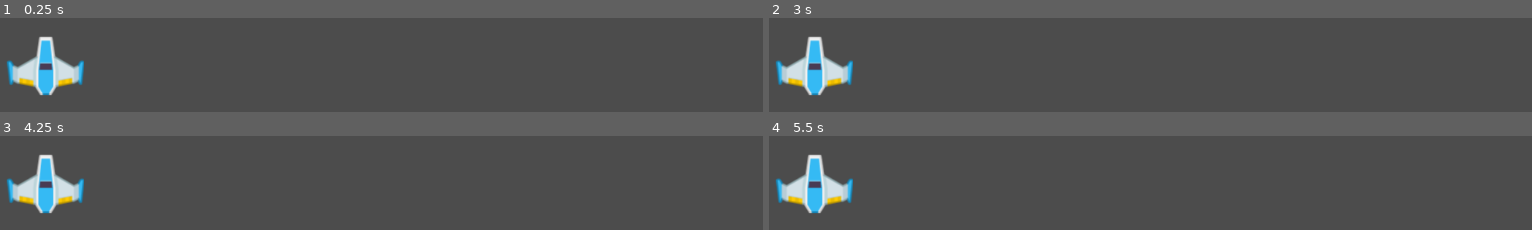
Above: before the commit, frames 1-4 (two rows, left to right).
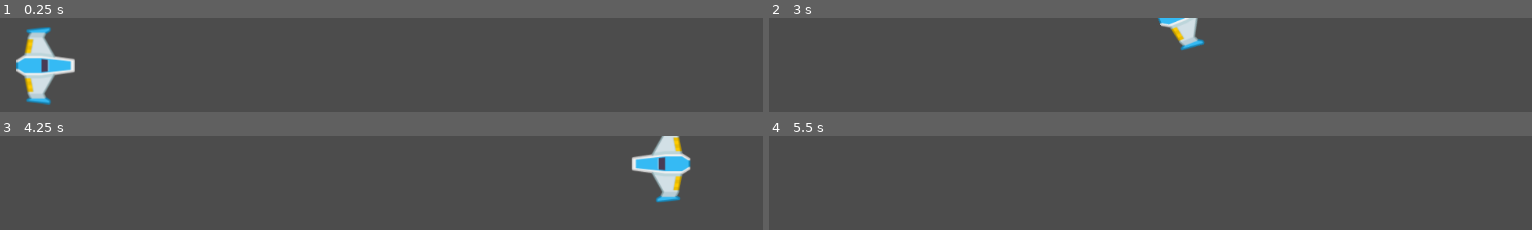
Above: after the commit, the same moments.

Repository: b4ngi/Meteoritos_Juego
Game: Godot game, scene res://Juego/Niveles/NivelTest.tscn
Same seed, same stepped clock (60 frames per second), same inputs: the game is played once before the commit and once after it.
Inputs:
- Up to frame 1 (0.25 s): no input
- Up to frame 2 (3 s): tap Enter at 0.5, 2.75 s; hold W (mover_adelante, bound only after the commit) 0.53-1.28 s; hold A (rotar_antihorario, bound only after the commit) 0.53-1.28 s; tap D (rotar_horario, bound only after the commit) at 0.8, 1.35, 2.3, 2.85 s; hold S (mover_atras, bound only after the commit) 1.28-2.03 s; tap A (rotar_antihorario, bound only after the commit) at 1.55 s; tap Space at 2 s; hold A (rotar_antihorario, bound only after the commit) 2.03-2.78 s; hold W (mover_adelante, bound only after the commit) from 2.03 s (still down)
- Up to frame 3 (4.25 s): tap A (rotar_antihorario, bound only after the commit) at 3.05 s; release W (mover_adelante, bound only after the commit) at 3.53 s; hold S (mover_atras, bound only after the commit) from 3.53 s (still down); hold A (rotar_antihorario, bound only after the commit) from 3.53 s (still down); tap D (rotar_horario, bound only after the commit) at 3.8 s
- Up to frame 4 (5.5 s): keep holding S (mover_atras, bound only after the commit); release A (rotar_antihorario, bound only after the commit) at 4.28 s; tap D (rotar_horario, bound only after the commit) at 4.35, 5.3 s; tap A (rotar_antihorario, bound only after the commit) at 4.55 s; hold A (rotar_antihorario, bound only after the commit) from 5.03 s (still down)

The runs differ from the first frame. In frame 1, 4.2% of the frame differs, in the area x 0-12%, y 9-93%; in frame 2, 4.4%; in frame 3, 6.2%, in the area x 0-91%, y 0-82%; in frame 4, 3.2%.

Commit message:
Movimiento player
Agregados:
 - Potencia motor y potencia rotacion
 - Ajustes para movimiento mas suave

Diff:
--- a/Juego/Naves/Player/MaterialFisico.tres
+++ b/Juego/Naves/Player/MaterialFisico.tres
@@ -1,3 +1,4 @@
 [gd_resource type="PhysicsMaterial" format=2]
 
 [resource]
+friction = 0.0
--- /dev/null
+++ b/Juego/Naves/Player/Player.gd
@@ -0,0 +1,38 @@
+# Player.gd
+class_name Player
+extends RigidBody2D
+
+# Atributos Export
+export var potencia_motor: int = 20
+export var potencia_rotacion: int = 280
+
+# Atributos
+var empuje: Vector2 = Vector2.ZERO
+var dir_rotacion: int = 0
+
+# Metodos
+func _integrate_forces(state: Physics2DDirectBodyState) -> void:
+	apply_central_impulse(empuje.rotated(rotation))
+	apply_torque_impulse(dir_rotacion * potencia_rotacion)
+
+func _process(delta: float) -> void:
+	player_input()
+
+# Metodos custom
+func player_input() -> void:
+	# Empuje
+	empuje = Vector2.ZERO
+	if Input.is_action_pressed("mover_adelante"):
+		empuje = Vector2(potencia_motor, 0)
+	elif Input.is_action_pressed("mover_atras"):
+		empuje = Vector2(-potencia_motor, 0)
+
+	# Rotacion
+	dir_rotacion = 0
+	if Input.is_action_pressed("rotar_horario"):
+		dir_rotacion += 1
+	elif Input.is_action_pressed("rotar_antihorario"):
+		dir_rotacion -= 1
+
+func _ready():
+	pass # Replace with function body.
--- a/Juego/Naves/Player/Player.tscn
+++ b/Juego/Naves/Player/Player.tscn
@@ -1,7 +1,8 @@
-[gd_scene load_steps=4 format=2]
+[gd_scene load_steps=5 format=2]
 
 [ext_resource path="res://Juego/Naves/Player/playerSprite.png" type="Texture" id=1]
 [ext_resource path="res://Juego/Naves/Player/MaterialFisico.tres" type="PhysicsMaterial" id=2]
+[ext_resource path="res://Juego/Naves/Player/Player.gd" type="Script" id=3]
 
 [sub_resource type="CircleShape2D" id=1]
 radius = 35.5477
@@ -10,8 +11,14 @@
 physics_material_override = ExtResource( 2 )
 gravity_scale = 0.0
 can_sleep = false
+linear_damp = 2.0
+angular_damp = 4.0
+script = ExtResource( 3 )
+potencia_motor = 18
+potencia_rotacion = 270
 
 [node name="Sprite" type="Sprite" parent="."]
+rotation = 1.5708
 texture = ExtResource( 1 )
 
 [node name="CollisionShape2D" type="CollisionShape2D" parent="."]
--- a/project.godot
+++ b/project.godot
@@ -8,11 +8,48 @@
 
 config_version=4
 
+_global_script_classes=[ {
+"base": "RigidBody2D",
+"class": "Player",
+"language": "GDScript",
+"path": "res://Juego/Naves/Player/Player.gd"
+} ]
+_global_script_class_icons={
+"Player": ""
+}
+
 [application]
 
 config/name="Meteoritos_Juego"
 run/main_scene="res://Juego/Niveles/NivelTest.tscn"
 config/icon="res://icon.png"
+
+[input]
+
+mover_adelante={
+"deadzone": 0.5,
+"events": [ Object(InputEventKey,"resource_local_to_scene":false,"resource_name":"","device":0,"alt":false,"shift":false,"control":false,"meta":false,"command":false,"pressed":false,"scancode":87,"unicode":0,"echo":false,"script":null)
+, Object(InputEventKey,"resource_local_to_scene":false,"resource_name":"","device":0,"alt":false,"shift":false,"control":false,"meta":false,"command":false,"pressed":false,"scancode":16777232,"unicode":0,"echo":false,"script":null)
+ ]
+}
+mover_atras={
+"deadzone": 0.5,
+"events": [ Object(InputEventKey,"resource_local_to_scene":false,"resource_name":"","device":0,"alt":false,"shift":false,"control":false,"meta":false,"command":false,"pressed":false,"scancode":83,"unicode":0,"echo":false,"script":null)
+, Object(InputEventKey,"resource_local_to_scene":false,"resource_name":"","device":0,"alt":false,"shift":false,"control":false,"meta":false,"command":false,"pressed":false,"scancode":16777234,"unicode":0,"echo":false,"script":null)
+ ]
+}
+rotar_horario={
+"deadzone": 0.5,
+"events": [ Object(InputEventKey,"resource_local_to_scene":false,"resource_name":"","device":0,"alt":false,"shift":false,"control":false,"meta":false,"command":false,"pressed":false,"scancode":68,"unicode":0,"echo":false,"script":null)
+, Object(InputEventKey,"resource_local_to_scene":false,"resource_name":"","device":0,"alt":false,"shift":false,"control":false,"meta":false,"command":false,"pressed":false,"scancode":16777233,"unicode":0,"echo":false,"script":null)
+ ]
+}
+rotar_antihorario={
+"deadzone": 0.5,
+"events": [ Object(InputEventKey,"resource_local_to_scene":false,"resource_name":"","device":0,"alt":false,"shift":false,"control":false,"meta":false,"command":false,"pressed":false,"scancode":65,"unicode":0,"echo":false,"script":null)
+, Object(InputEventKey,"resource_local_to_scene":false,"resource_name":"","device":0,"alt":false,"shift":false,"control":false,"meta":false,"command":false,"pressed":false,"scancode":16777231,"unicode":0,"echo":false,"script":null)
+ ]
+}
 
 [physics]
 
